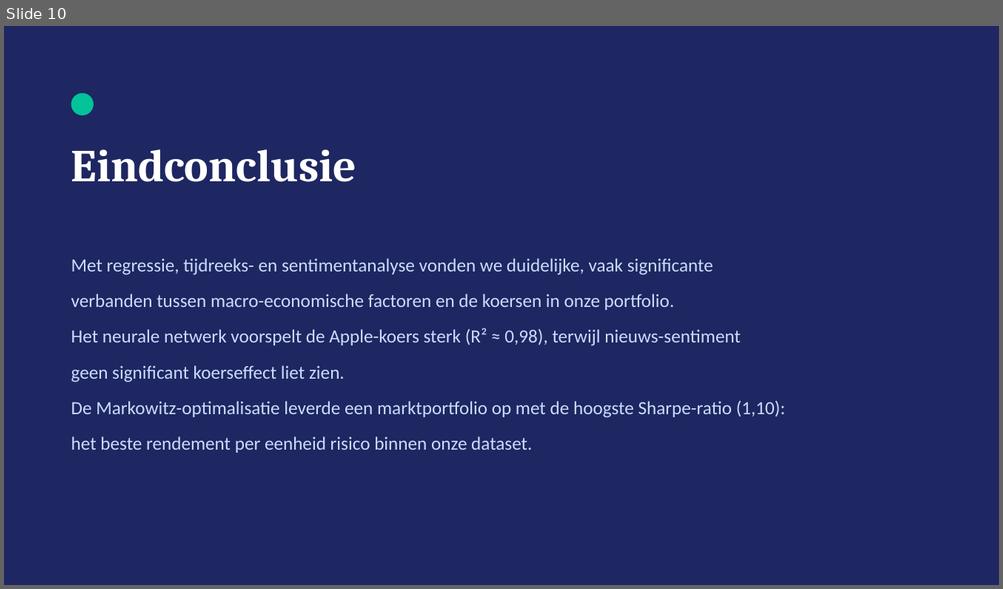
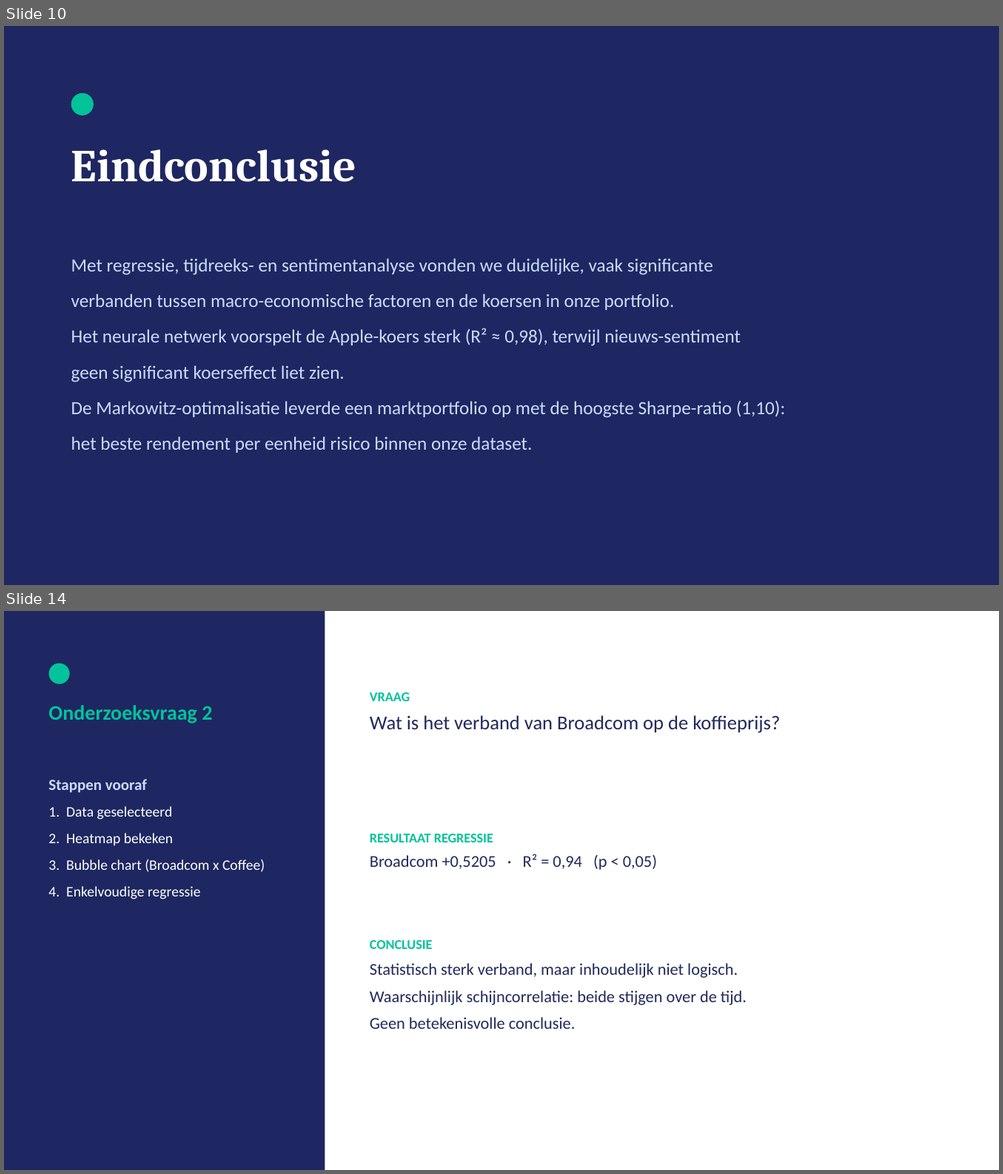
Before and after one commit to michaelraykuster-spec/Werkplaats-2-opdracht-Groep-3, a slide deck: Werkplaats2_Groep3_Eindpresentatie.pptx. Shown one above the other, each under a label of ours: slide 10 before the commit, slides 10 and 14 after it; the slides between them are not shown. The pictures are 1003x589 and 1003x1174 pixels, drawn with LibreOffice and Linux fonts; fonts in the diff are those of the drawing. Boxes give left, top, right and bottom in pixels: in the first picture for what was removed or moved away, otherwise in the second. Text is boxed around its words. In the diff, an @@ line names an element or a change of style, - is before the commit and + after.

```diff
--- a/Werkplaats2_Groep3_Eindpresentatie.pptx
+++ b/Werkplaats2_Groep3_Eindpresentatie.pptx
@@ slide 14 added at box(4, 611, 999, 1170), background #FFFFFF @@
@@ rectangle added at box(4, 611, 325, 1170), fill #1E2761 @@
@@ ellipse added at box(48, 664, 70, 684), fill #02C39A @@
@@ text added at box(370, 692, 780, 733), 19 pt, text #21295C @@
+VRAAG
+Wat is het verband van Broadcom op de koffieprijs?
@@ text added at box(48, 705, 212, 723), 20 pt, text #02C39A, bold @@
+Onderzoeksvraag 2
@@ text added at box(48, 779, 264, 900), 14 pt, text #FFFFFF @@
+Stappen vooraf
+1. Data geselecteerd
+2. Heatmap bekeken
+3. Bubble chart (Broadcom x Coffee)
+4. Enkelvoudige regressie
@@ text added at box(370, 834, 657, 870), 16 pt, text #21295C @@
+RESULTAAT REGRESSIE
+Broadcom +0,5205 · R² = 0,94 (p < 0,05)
@@ text added at box(370, 940, 746, 1029), 16 pt, text #21295C @@
+CONCLUSIE
+Statistisch sterk verband, maar inhoudelijk niet logisch.
+Waarschijnlijk schijncorrelatie: beide stijgen over de tijd.
+Geen betekenisvolle conclusie.
```
Also in this commit, not shown: 9 other slides added.
